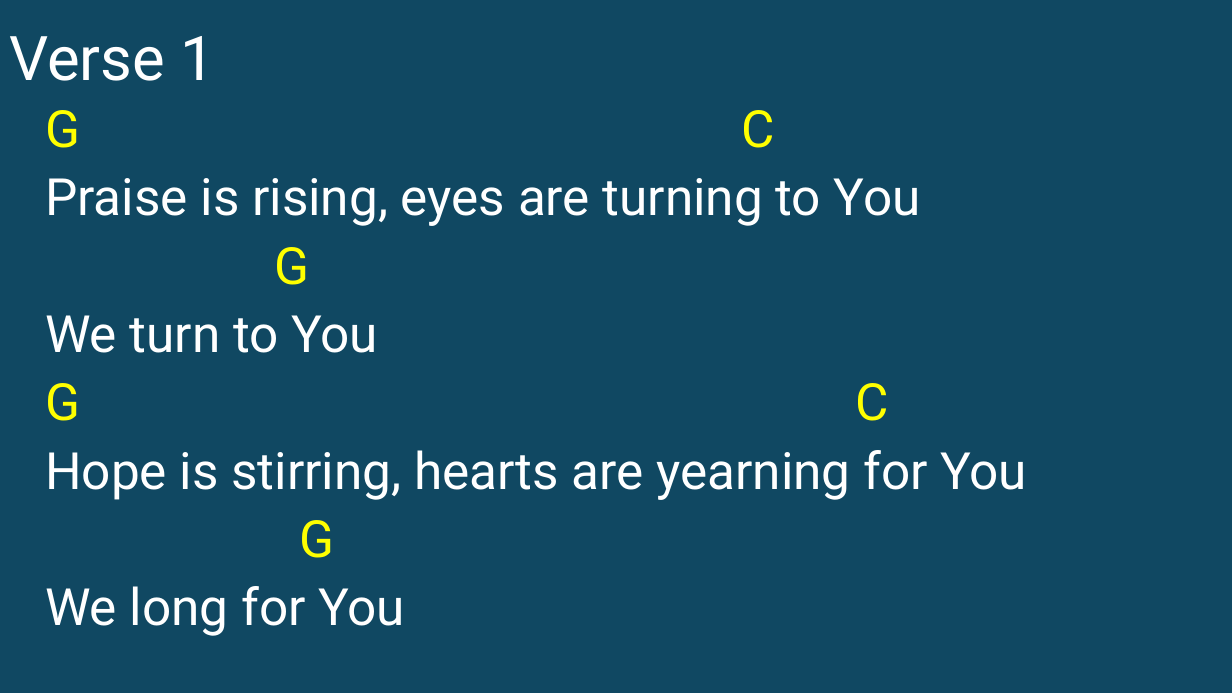
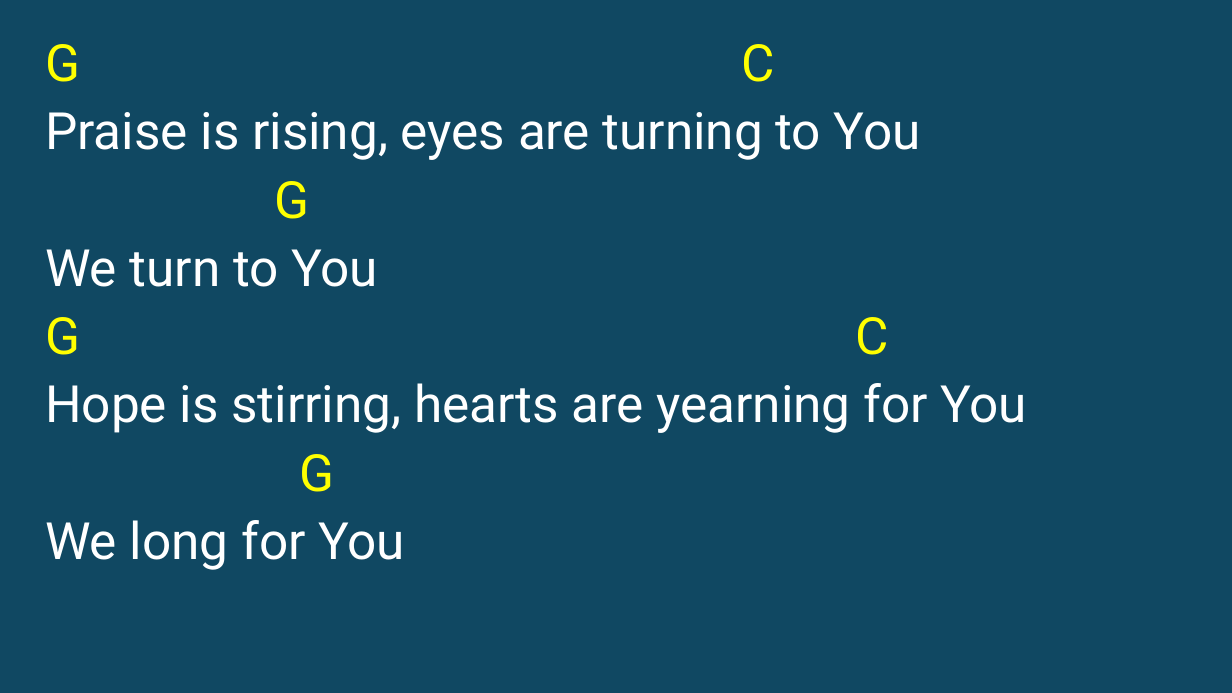
Before and after one commit to kendall412/worship, a slide deck: slide 2 of Hosanna (Praise is Rising)-CH.pptx. Drawn at 1232x693 pixels with LibreOffice and Linux fonts; fonts in the diff are those of the drawing. Boxes give left, top, right and bottom in pixels: in the first picture for what was removed or moved away, otherwise in the second. Text is boxed around its words. In the diff, an @@ line names an element or a change of style, - is before the commit and + after.

```diff
--- a/Hosanna (Praise is Rising)-CH.pptx
+++ b/Hosanna (Praise is Rising)-CH.pptx
@@ title removed at (9, 36, 215, 81) @@
-Verse 1
@@ subtitle "G C": place and size @@
-subtitle "G C" at (45, 110, 1028, 636)
+subtitle "G C" at (45, 44, 1028, 570)
```
Also in this commit, not shown: 9 other slides changed, 1 slide added, 2 slides removed, 7 other files.
